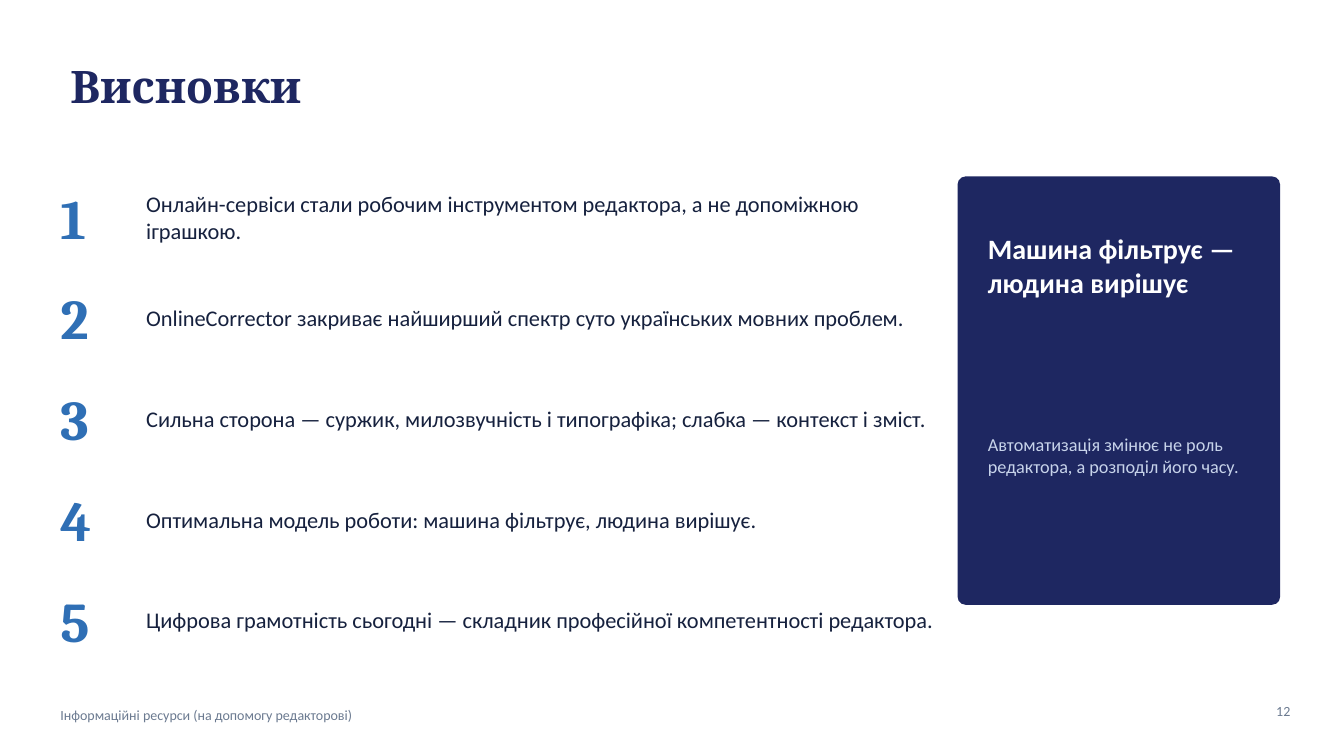
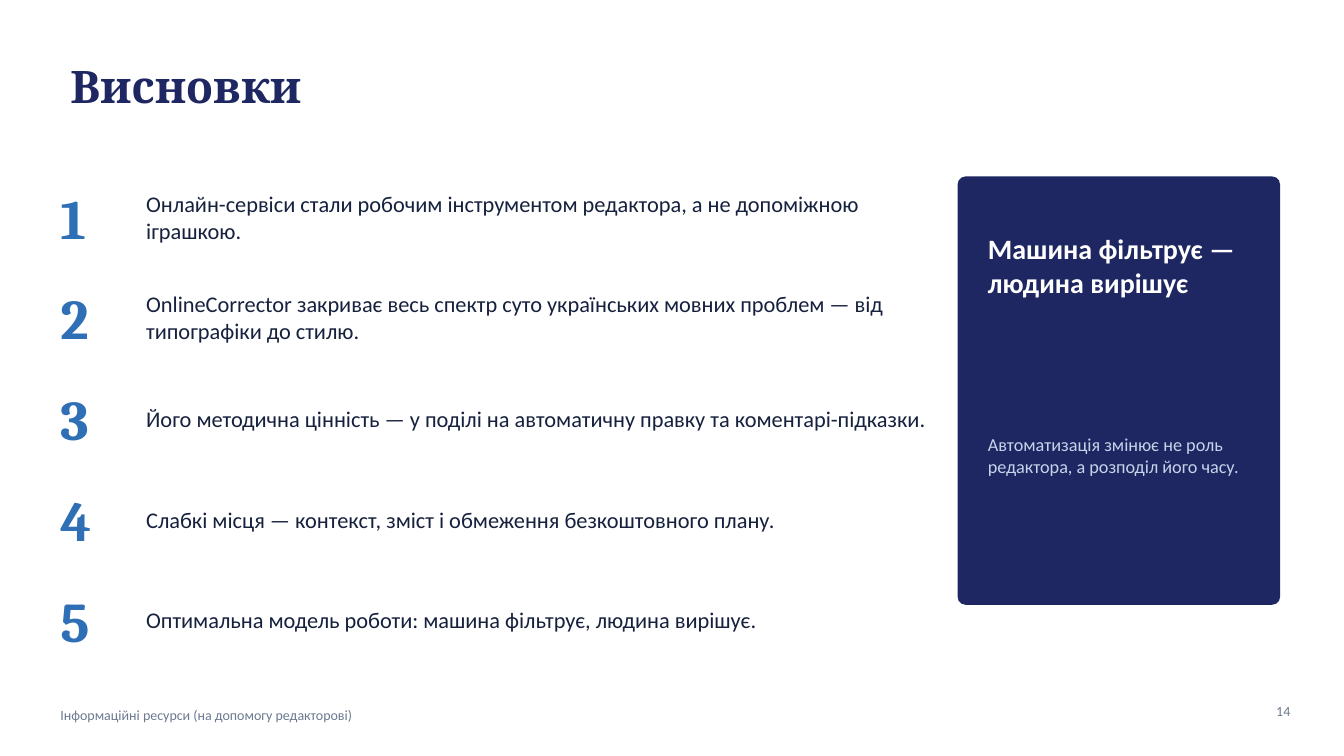
Before and after one commit to anesvidomin/VR, a slide deck: slide 14 of Informatsiini-resursy-OnlineCorrector.pptx (slide 12 before the commit). Drawn at 1344x756 pixels with LibreOffice and Linux fonts; fonts in the diff are those of the drawing. Boxes give left, top, right and bottom in pixels: in the first picture for what was removed or moved away, otherwise in the second. Text is boxed around its words. In the diff, an @@ line names an element or a change of style, - is before the commit and + after.

```diff
--- a/Informatsiini-resursy-OnlineCorrector.pptx
+++ b/Informatsiini-resursy-OnlineCorrector.pptx
@@ text at (x1=146, y1=296, x2=883, y2=343): text changed @@
-OnlineCorrector закриває найширший спектр суто українських мовних проблем.
+OnlineCorrector закриває весь спектр суто українських мовних проблем — від типографіки до стилю.
@@ text at (x1=146, y1=409, x2=925, y2=431): text changed @@
-Сильна сторона — суржик, милозвучність і типографіка; слабка — контекст і зміст.
+Його методична цінність — у поділі на автоматичну правку та коментарі-підказки.
@@ text added at (x1=146, y1=512, x2=775, y2=532), 16 pt, text #16213E @@
+Слабкі місця — контекст, зміст і обмеження безкоштовного плану.
@@ text "Оптимальна модель роботи: машина фільтрує, ..." moved from (x1=146, y1=512, x2=756, y2=532) to (x1=146, y1=612, x2=756, y2=632) @@
@@ text removed at (x1=146, y1=612, x2=933, y2=632) @@
-Цифрова грамотність сьогодні — складник професійної компетентності редактора.
@@ page number at (x1=1276, y1=707, x2=1290, y2=716): text changed @@
-12
+14
```
Also in this commit, not shown: 7 other slides changed, 4 slides added, 2 slides removed.
